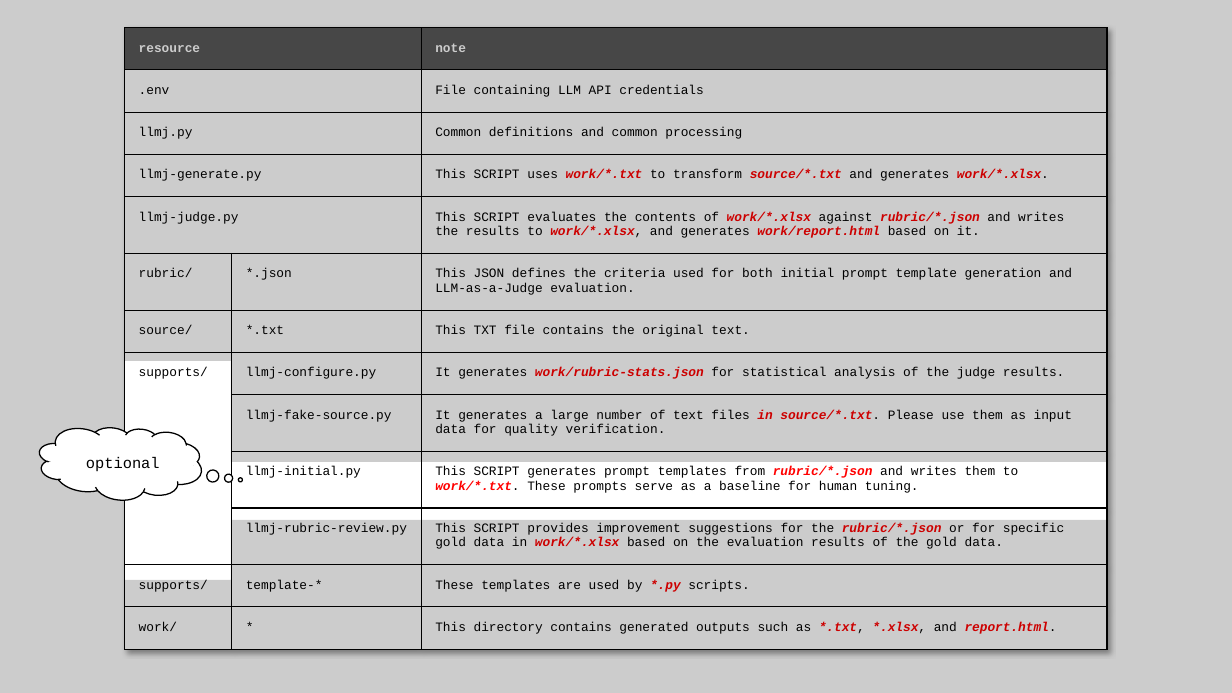
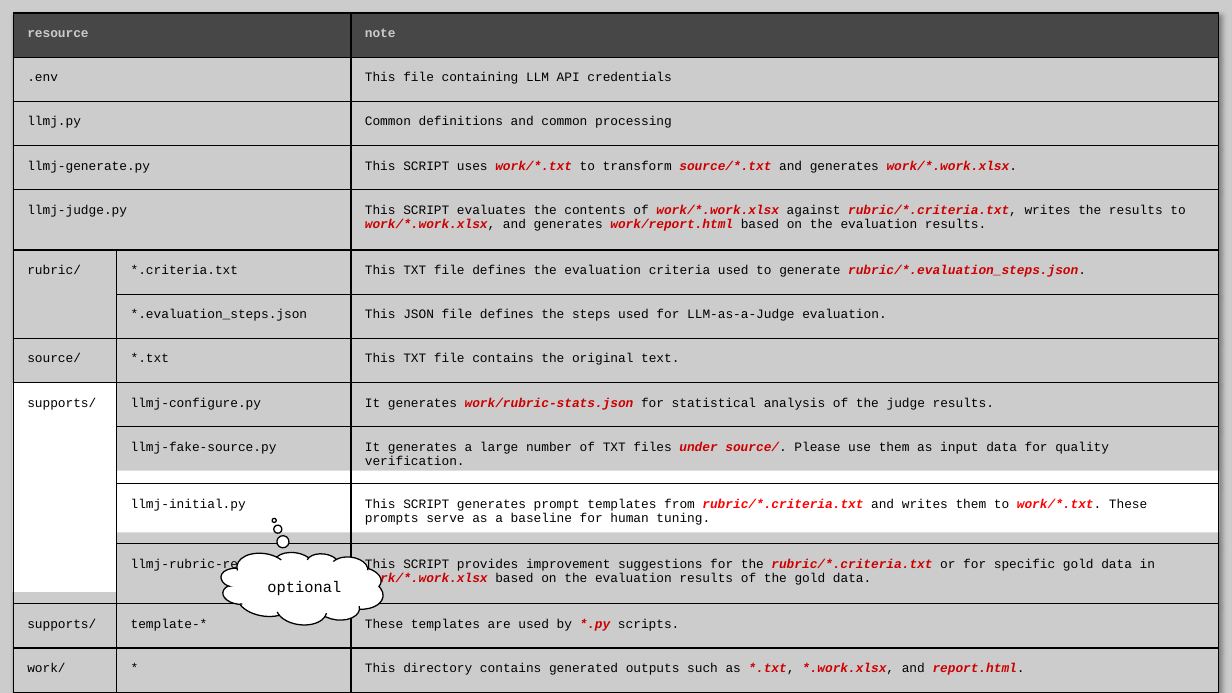
Before and after one commit to nakayama-kazuki/202x, a slide deck: slide 8 of tools/llm-as-a-judge/readme.pptx. Drawn at 1232x693 pixels with LibreOffice and Linux fonts; fonts in the diff are those of the drawing. Boxes give left, top, right and bottom in pixels: in the first picture for what was removed or moved away, otherwise in the second. Text is boxed around its words. In the diff, an @@ line names an element or a change of style, - is before the commit and + after.

Commit message:
fix related to rubric

```diff
--- a/tools/llm-as-a-judge/readme.pptx
+++ b/tools/llm-as-a-judge/readme.pptx
@@ freeform shape at (0, 0, 1232, 693): outline redrawn @@
@@ table at (14, 13, 1220, 680) @@
-row 2, column 3: File containing LLM API credentials
+row 2, column 3: This file containing LLM API credentials
-row 4: llmj-generate.py |  | This SCRIPT uses work/*.txt to transform source/*.txt and generates work/*.xlsx.
-row 5: llmj-judge.py |  | This SCRIPT evaluates the contents of work/*.xlsx against rubric/*.json and writes the results to work/*.xlsx, and generates work/report.html based on it.
-row 6: rubric/ | *.json | This JSON defines the criteria used for both initial prompt template generation and LLM-as-a-Judge evaluation.
+row 4: llmj-generate.py |  | This SCRIPT uses work/*.txt to transform source/*.txt and generates work/*.work.xlsx.
+row 5: llmj-judge.py |  | This SCRIPT evaluates the contents of work/*.work.xlsx against rubric/*.criteria.txt, writes the results to work/*.work.xlsx, and generates work/report.html based on the evaluation results.
+row 6: rubric/ | *.criteria.txt | This TXT file defines the evaluation criteria used to generate rubric/*.evaluation_steps.json.
+row 7:  | *.evaluation_steps.json | This JSON file defines the steps used for LLM-as-a-Judge evaluation.
-row 10, column 3: It generates a large number of text files in source/*.txt. Please use them as input data for quality verification.
+row 10, column 3: It generates a large number of TXT files under source/. Please use them as input data for quality verification.
-row 11, column 3: This SCRIPT generates prompt templates from rubric/*.json and writes them to work/*.txt. These prompts serve as a baseline for human tuning.
+row 11, column 3: This SCRIPT generates prompt templates from rubric/*.criteria.txt and writes them to work/*.txt. These prompts serve as a baseline for human tuning.
-row 12, column 3: This SCRIPT provides improvement suggestions for the rubric/*.json or for specific gold data in work/*.xlsx based on the evaluation results of the gold data.
+row 12, column 3: This SCRIPT provides improvement suggestions for the rubric/*.criteria.txt or for specific gold data in work/*.work.xlsx based on the evaluation results of the gold data.
-row 14, column 3: This directory contains generated outputs such as *.txt, *.xlsx, and report.html.
+row 14, column 3: This directory contains generated outputs such as *.txt, *.work.xlsx, and report.html.
@@ table: place and size @@
-table at (125, 28, 1107, 665)
+table at (14, 13, 1220, 680)
@@ thought cloud at (217, 543, 388, 634): proportions changed @@
@@ 3 rectangles, 1 text, 1 thought cloud: place and size @@
-3 rectangles, 1 text, 1 thought cloud at (35, 418, 206, 509)
+3 rectangles, 1 text, 1 thought cloud at (217, 543, 388, 634)
```
Also in this commit, not shown: 5 other slides changed, 1 slide added, 1 slide removed, 3 other files.
